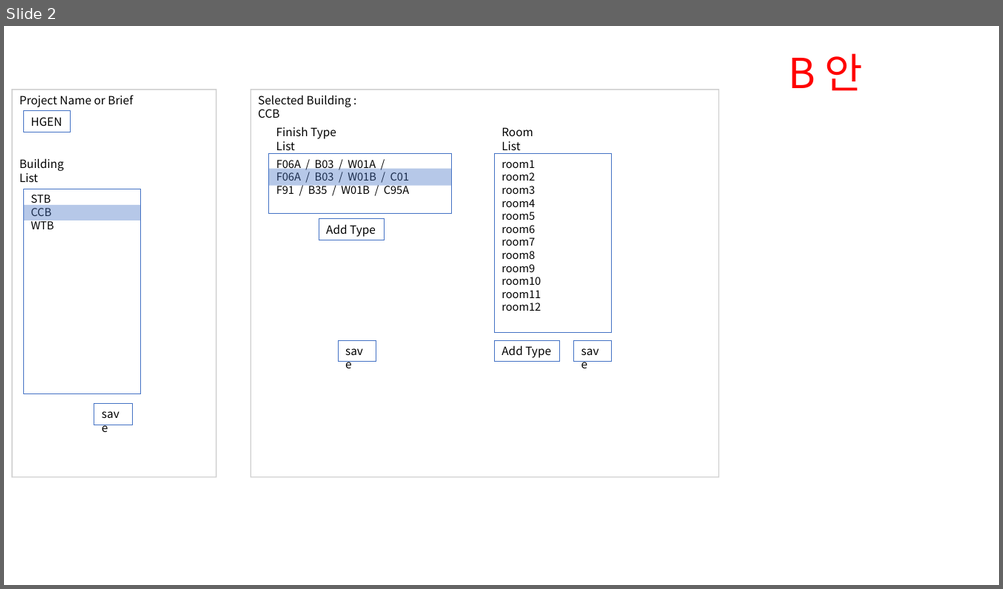
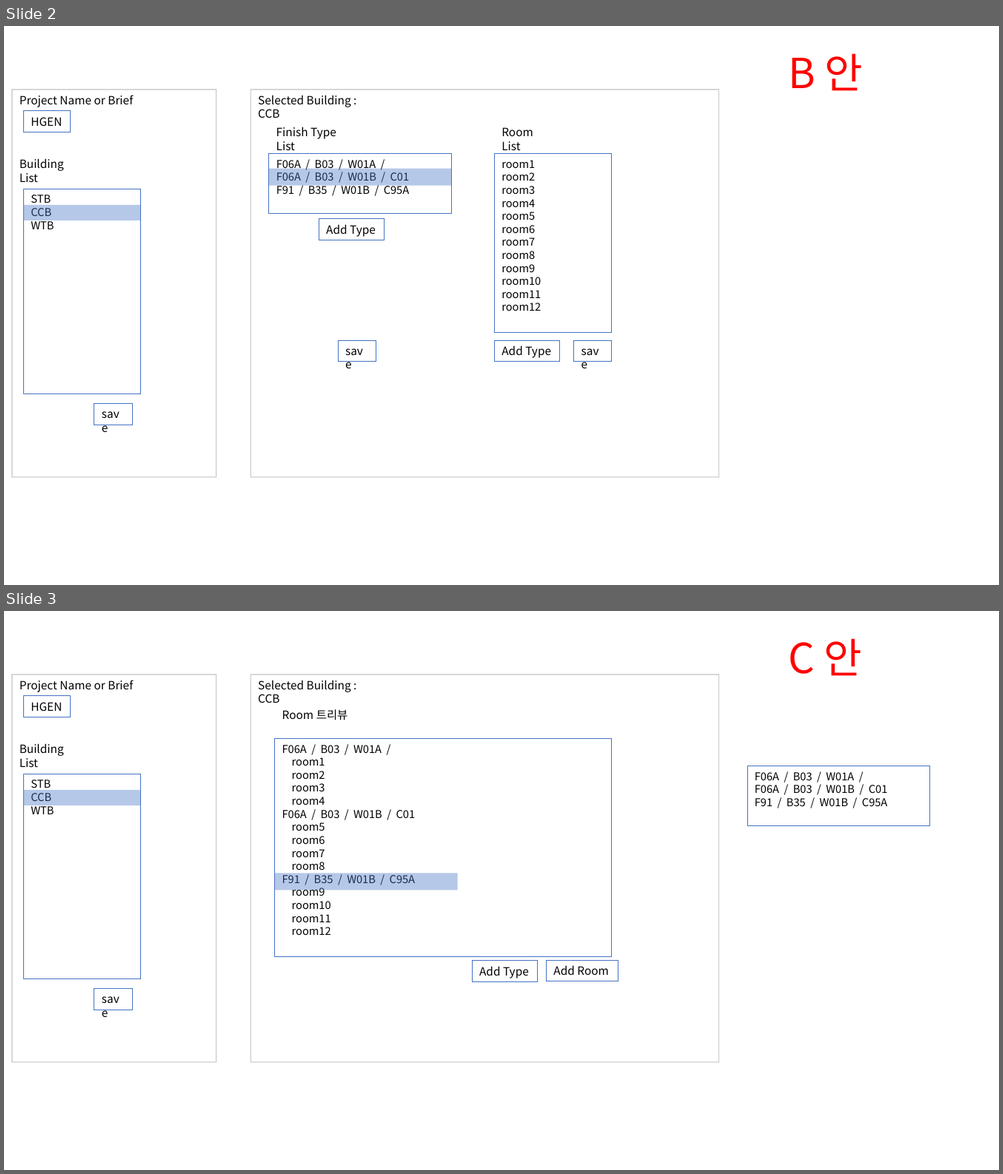
Before and after one commit to hnanmal/mQ, a slide deck: H_FamilyList_FP/화면정의서.pptx. Shown one above the other, each under a label of ours: slide 2 before the commit, slides 2 and 3 after it. The pictures are 1003x589 and 1003x1174 pixels, drawn with LibreOffice and Linux fonts; fonts in the diff are those of the drawing; background and template pictures are left out. Boxes give left, top, right and bottom in pixels: in the first picture for what was removed or moved away, otherwise in the second. Text is boxed around its words. In the diff, an @@ line names an element or a change of style, - is before the commit and + after.

```diff
--- a/H_FamilyList_FP/화면정의서.pptx
+++ b/H_FamilyList_FP/화면정의서.pptx
@@ slide 3 added at (4,611,999,1170), background picture (left out) @@
@@ text added at (788,638,862,676), 40 pt, text #FF0000 @@
+C 안
@@ rectangle added at (12,675,216,1062), outline #000000 1 pt @@
@@ rectangle added at (251,675,719,1062), outline #000000 1 pt @@
@@ text added at (20,680,133,692), 11 pt, text #000000 @@
+Project Name or Brief
@@ rectangle added at (23,696,70,718), fill #FFFFFF, outline #4472C4 0.75 pt, 11 pt, text #000000 @@
+HGEN
@@ text added at (258,680,351,703), 11 pt, text #000000 @@
+Selected Building : CCB
@@ text added at (282,709,348,721), 11 pt, text #000000 @@
+Room 트리뷰
@@ text added at (20,743,64,767), 11 pt, text #000000 @@
+Building List
@@ rectangle added at (275,738,612,957), fill #FFFFFF, outline #4472C4 0.75 pt, 10.5 pt, text #000000 @@
+F06A / B03 / W01A /
+room1
+room2
+room3
+room4
+F06A / B03 / W01B / C01
+room5
+room6
+room7
+room8
+F91 / B35 / W01B / C95A
+room9
+room10
+room11
+room12
@@ rectangle added at (23,775,141,980), fill #FFFFFF, outline #4472C4 0.75 pt, 10.5 pt, text #000000 @@
+STB
+CCB
+WTB
@@ rectangle added at (747,766,930,826), fill #FFFFFF, outline #4472C4 0.75 pt, 10.5 pt, text #000000 @@
+F06A / B03 / W01A /
+F06A / B03 / W01B / C01
+F91 / B35 / W01B / C95A
@@ rectangle added at (23,790,141,806), fill #4472C4 at 39% opacity @@
@@ rectangle added at (275,874,458,891), fill #4472C4 at 39% opacity @@
@@ rectangle added at (472,961,538,982), fill #FFFFFF, outline #4472C4 0.75 pt, 11 pt, text #000000 @@
+Add Type
@@ rectangle added at (546,960,618,982), fill #FFFFFF, outline #4472C4 0.75 pt, 11 pt, text #000000 @@
+Add Room
@@ rectangle added at (94,988,132,1010), fill #FFFFFF, outline #4472C4 0.75 pt, 11 pt, text #000000 @@
+save
```
Also in this commit, not shown: 5 other files.
